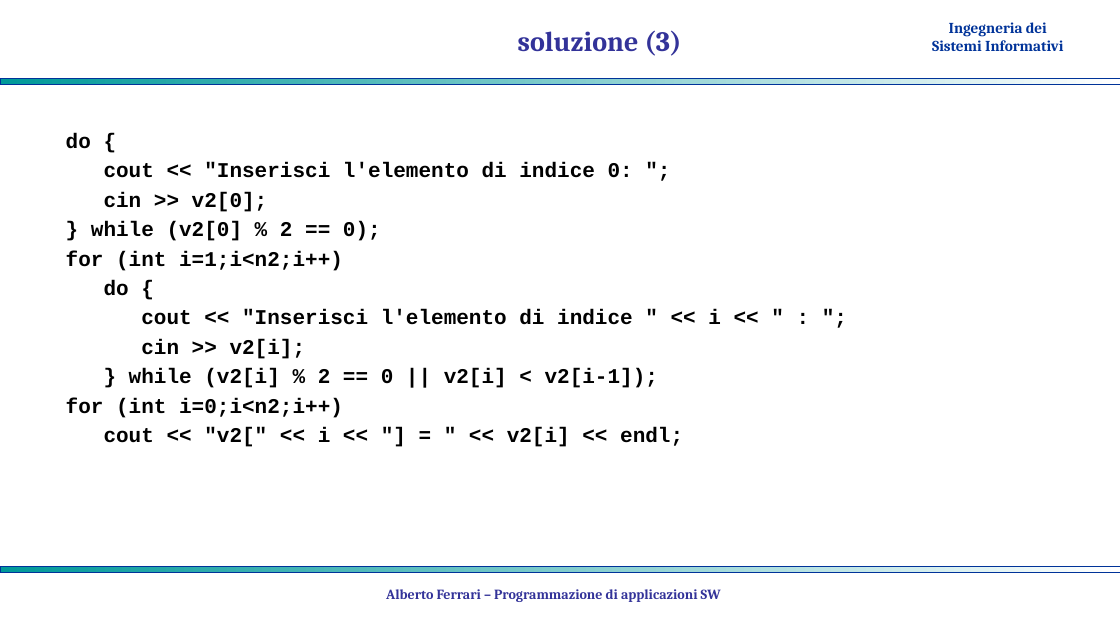
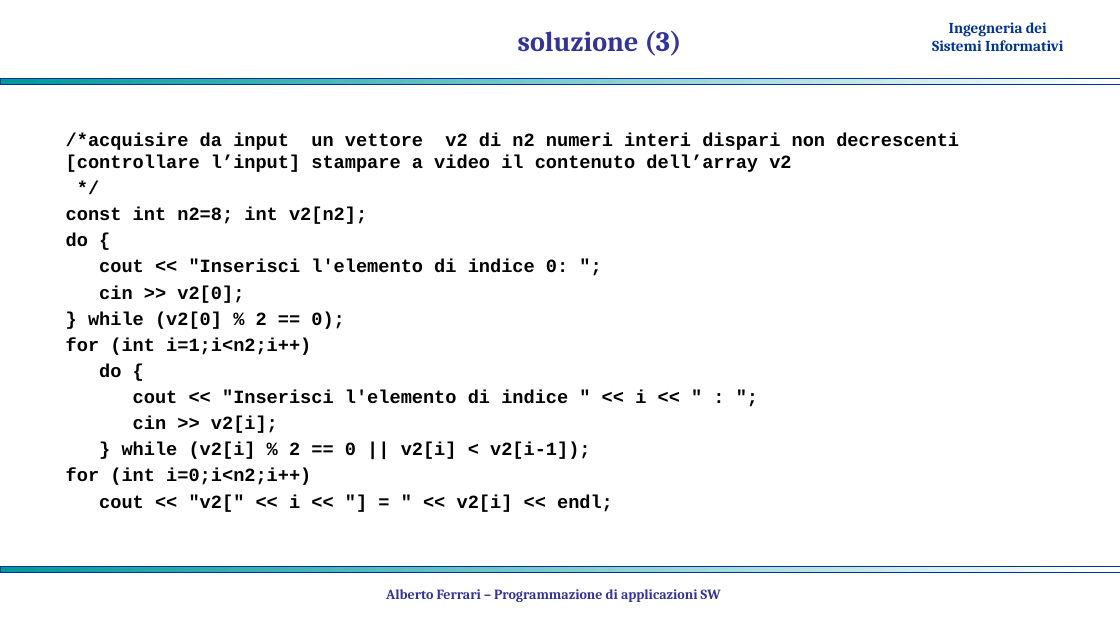
Before and after one commit to albertoferrari/pasw, a slide deck: slide 11 of lezioni/PASW03e - C++ dati strutturati.pptx. Drawn at 1120x630 pixels with LibreOffice and Linux fonts; fonts in the diff are those of the drawing; background and template pictures are left out. Boxes give left, top, right and bottom in pixels: in the first picture for what was removed or moved away, otherwise in the second. Text is boxed around its words. In the diff, an @@ line names an element or a change of style, - is before the commit and + after.

```diff
--- a/lezioni/PASW03e - C++ dati strutturati.pptx
+++ b/lezioni/PASW03e - C++ dati strutturati.pptx
@@ text at (x1=66, y1=133, x2=959, y2=224): paragraphs added @@
+/*acquisire da input un vettore v2 di n2 numeri interi dispari non decrescenti [controllare l’input] stampare a video il contenuto dell’array v2
+*/
+const int n2=8; int v2[n2];
@@ text at (x1=66, y1=233, x2=646, y2=512): size 18 to 16 pt in "do {", "cout << "Inserisci l'elemento di indice 0: ...", "cin >> v2[0];", "} while (v2[0] % 2 == 0);" and 7 more places @@
```
Also in this commit, not shown: 6 other slides changed, 8 slides added, 3 other files.
